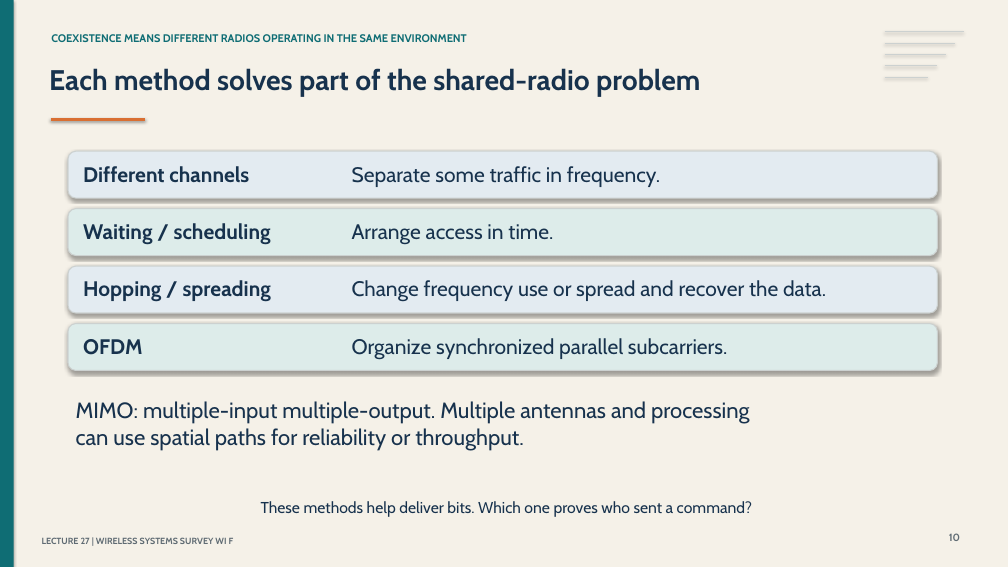
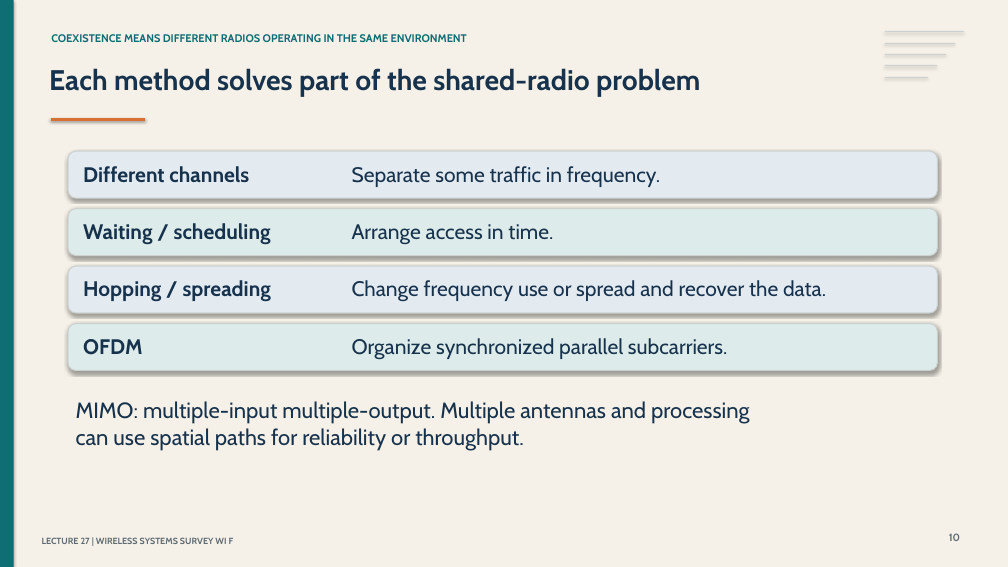
Before and after one commit to cyber-327/cyber-327.github.io, a slide deck: slide 10 of assets/slides/lecture-27-slides.pptx. Drawn at 1008x567 pixels with LibreOffice and Linux fonts; fonts in the diff are those of the drawing. Boxes give left, top, right and bottom in pixels: in the first picture for what was removed or moved away, otherwise in the second. Text is boxed around its words. In the diff, an @@ line names an element or a change of style, - is before the commit and + after.

```diff
--- a/assets/slides/lecture-27-slides.pptx
+++ b/assets/slides/lecture-27-slides.pptx
@@ text removed at box(261, 501, 752, 517) @@
-These methods help deliver bits. Which one proves who sent a command?
```
Also in this commit, not shown: 1 other slide changed.
